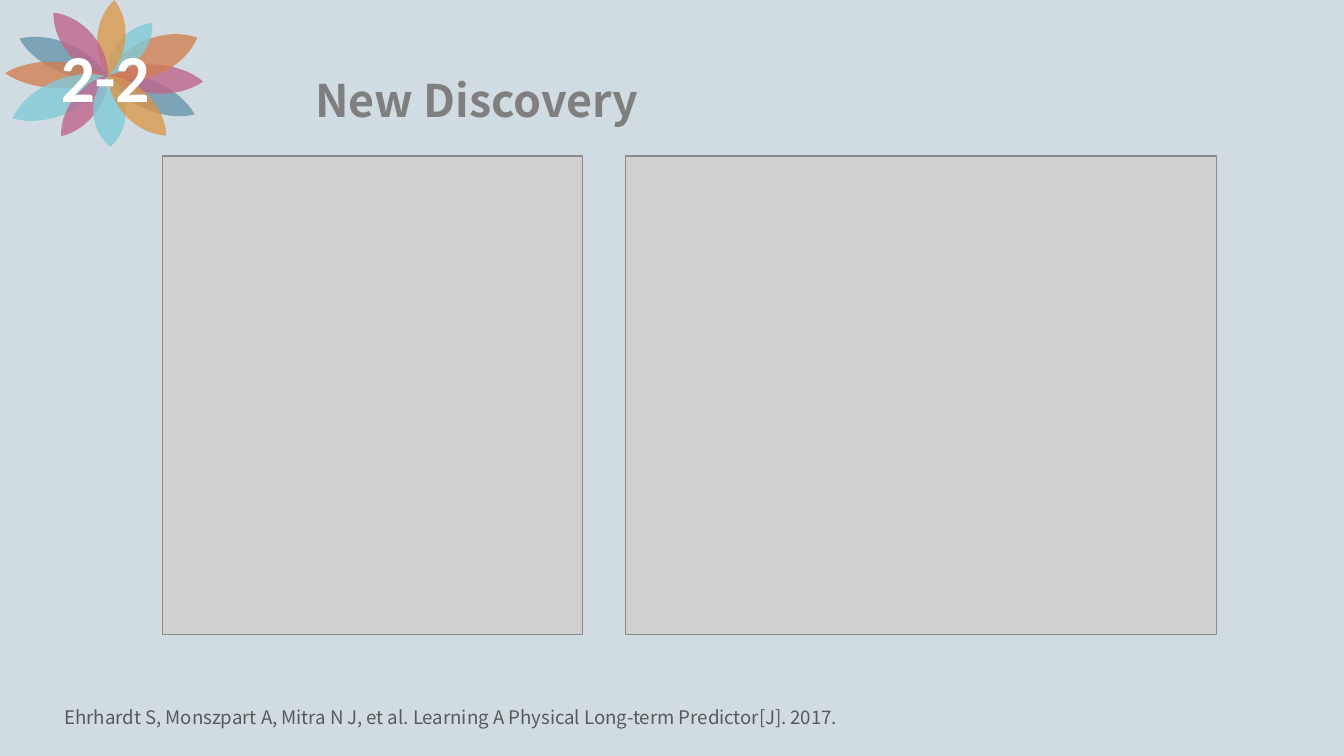
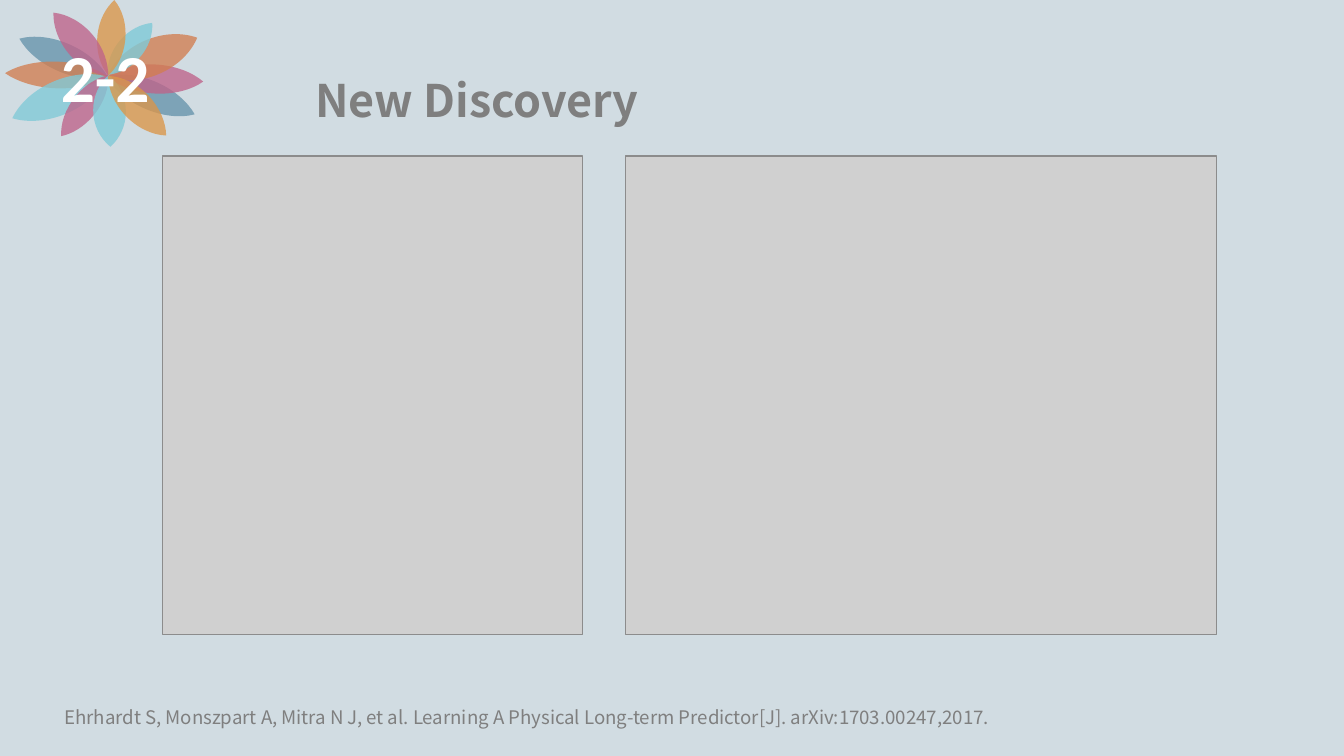
Before and after one commit to XiaoYunZi1001/ACM, a slide deck: slide 11 of presentation/1-9.ppt. Drawn at 1344x756 pixels with LibreOffice and Linux fonts; fonts in the diff are those of the drawing; grey boxes stand for pictures. Boxes give left, top, right and bottom in pixels: in the first picture for what was removed or moved away, otherwise in the second. Text is boxed around its words. In the diff, an @@ line names an element or a change of style, - is before the commit and + after.

Commit message:
modify my ppt

```diff
--- a/presentation/1-9.ppt
+++ b/presentation/1-9.ppt
@@ text at [64,709,989,729]: text changed; text colour #595959 to #7F7F7F @@
-Ehrhardt S, Monszpart A, Mitra N J, et al. Learning A Physical Long-term Predictor[J]. 2017.
+Ehrhardt S, Monszpart A, Mitra N J, et al. Learning A Physical Long-term Predictor[J]. arXiv:1703.00247,2017.
```
Also in this commit, not shown: 5 other slides changed, 5 slides added, 1 other file.
